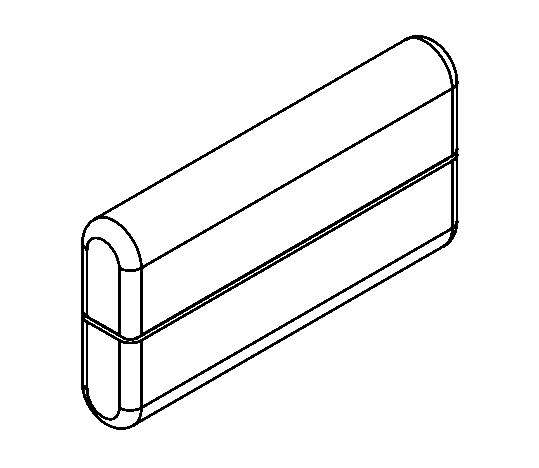
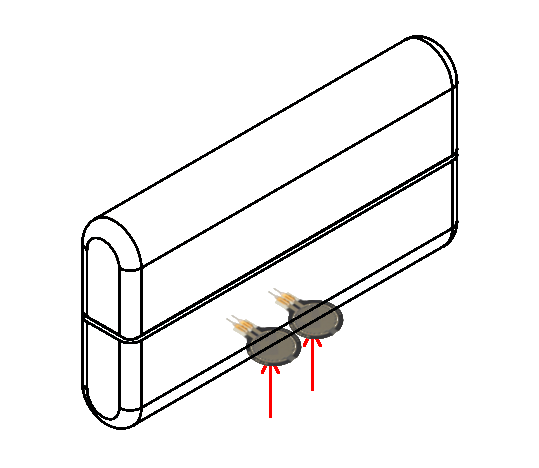
Revision of a layered 539×468 image; what changed, layer by layer:
renamed "fsr.jpg copy" to "lowarrow copy", showed it, painted on it over [226, 288, 344, 391]
showed "lowarrow", painted on it over [226, 310, 302, 418]
